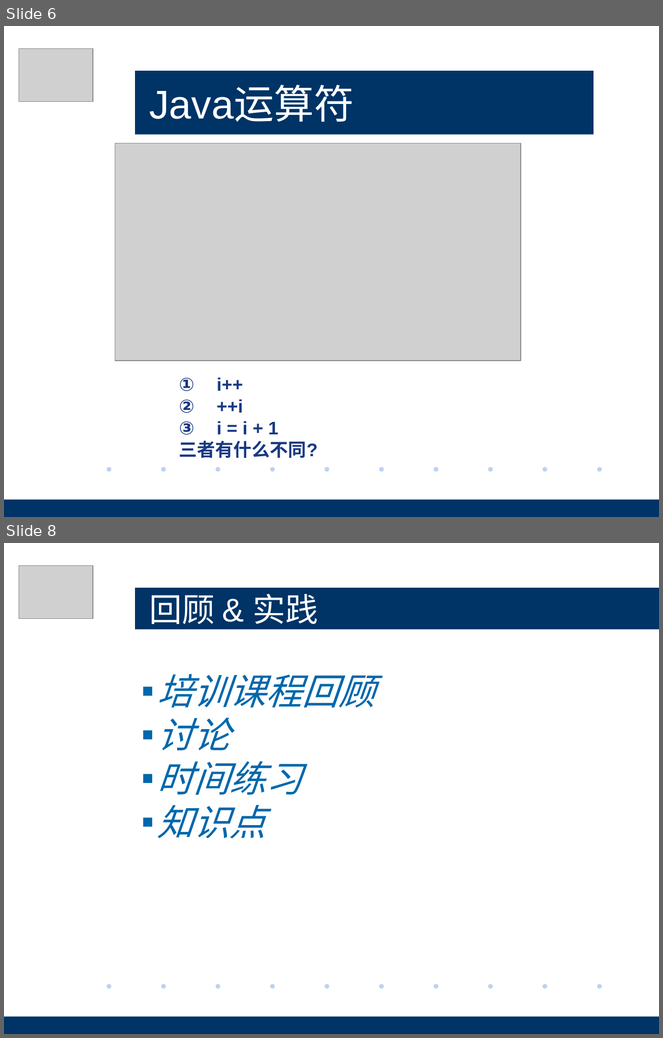
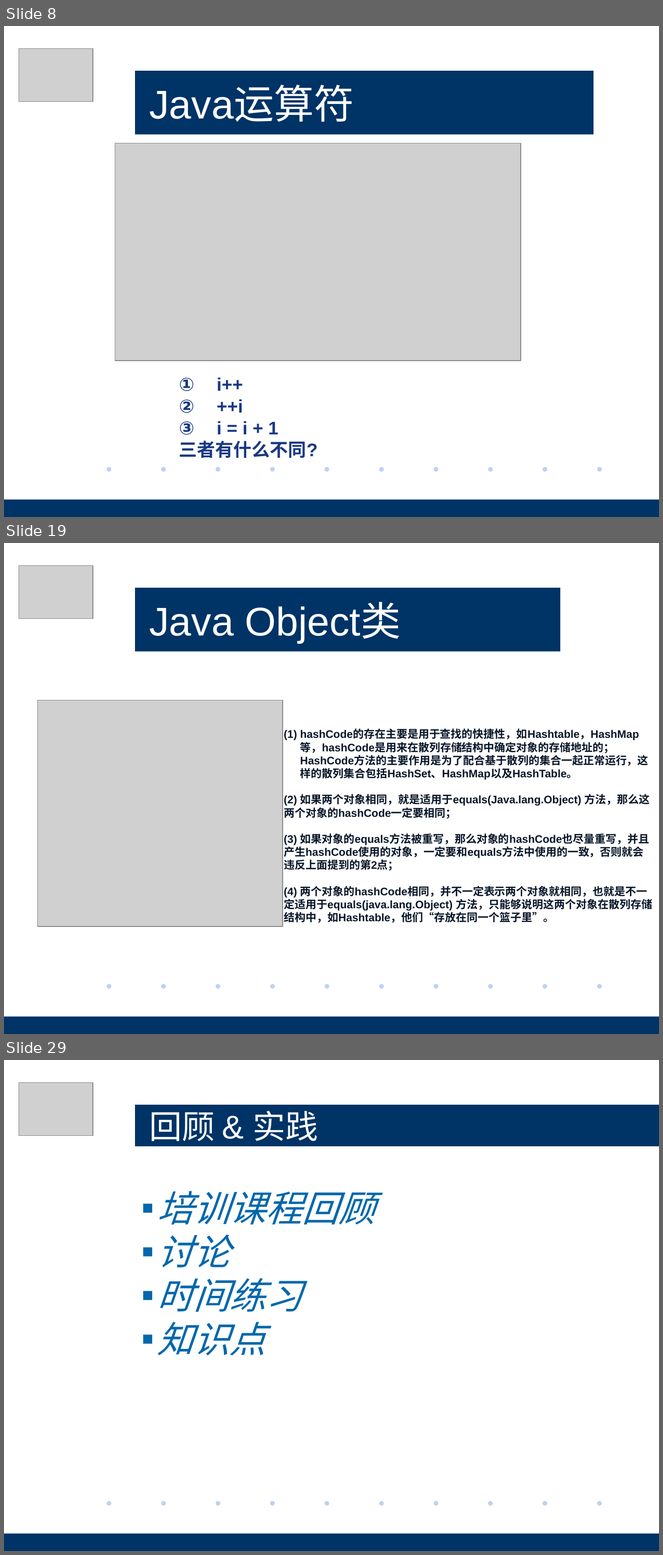
Before and after one commit to pez1420/peixun, a slide deck: Java基础/Java基础培训-基础语法.pptx. Shown one above the other, each under a label of ours: slides 6 and 8 before the commit, slides 8, 19 and 29 after it; the slides between them are not shown. The pictures are 663x1038 and 663x1555 pixels, drawn with LibreOffice and Linux fonts; fonts in the diff are those of the drawing; grey boxes stand for pictures; background and template pictures are left out. Boxes give left, top, right and bottom in pixels: in the first picture for what was removed or moved away, otherwise in the second. Text is boxed around its words. In the diff, an @@ line names an element or a change of style, - is before the commit and + after.

```diff
--- a/Java基础/Java基础培训-基础语法.pptx
+++ b/Java基础/Java基础培训-基础语法.pptx
@@ slide 19 added at bbox=[4, 543, 659, 1034], background #FFFFFF; not listed: 12 template elements that a slide beside it also shows @@
@@ picture added at bbox=[19, 566, 92, 619] @@
@@ title added at bbox=[135, 588, 560, 651], fill #003366, 44 pt, text #FFFFFF @@
+Java Object类
@@ picture added at bbox=[37, 700, 283, 927] @@
@@ text added at bbox=[284, 730, 653, 923], 12 pt, text #071527, bold @@
+(1) hashCode的存在主要是用于查找的快捷性，如Hashtable，HashMap等，hashCode是用来在散列存储结构中确定对象的存储地址的；HashCode方法的主要作用是为了配合基于散列的集合一起正常运行，这样的散列集合包括HashSet、HashMap以及HashTable。
+(2) 如果两个对象相同，就是适用于equals(Java.lang.Object) 方法，那么这两个对象的hashCode一定要相同；
+(3) 如果对象的equals方法被重写，那么对象的hashCode也尽量重写，并且产生hashCode使用的对象，一定要和equals方法中使用的一致，否则就会违反上面提到的第2点；
+(4) 两个对象的hashCode相同，并不一定表示两个对象就相同，也就是不一定适用于equals(java.lang.Object) 方法，只能够说明这两个对象在散列存储结构中，如Hashtable，他们“存放在同一个篮子里”。
@@ rectangle added at bbox=[550, 1021, 659, 1034], fill #003366 @@
@@ what was slide 6 is now slide 8 @@
@@ what was slide 8 is now slide 29 @@
```
Also in this commit, not shown: 1 slide changed, 21 other slides added, 1 slide removed, 3 other files.
